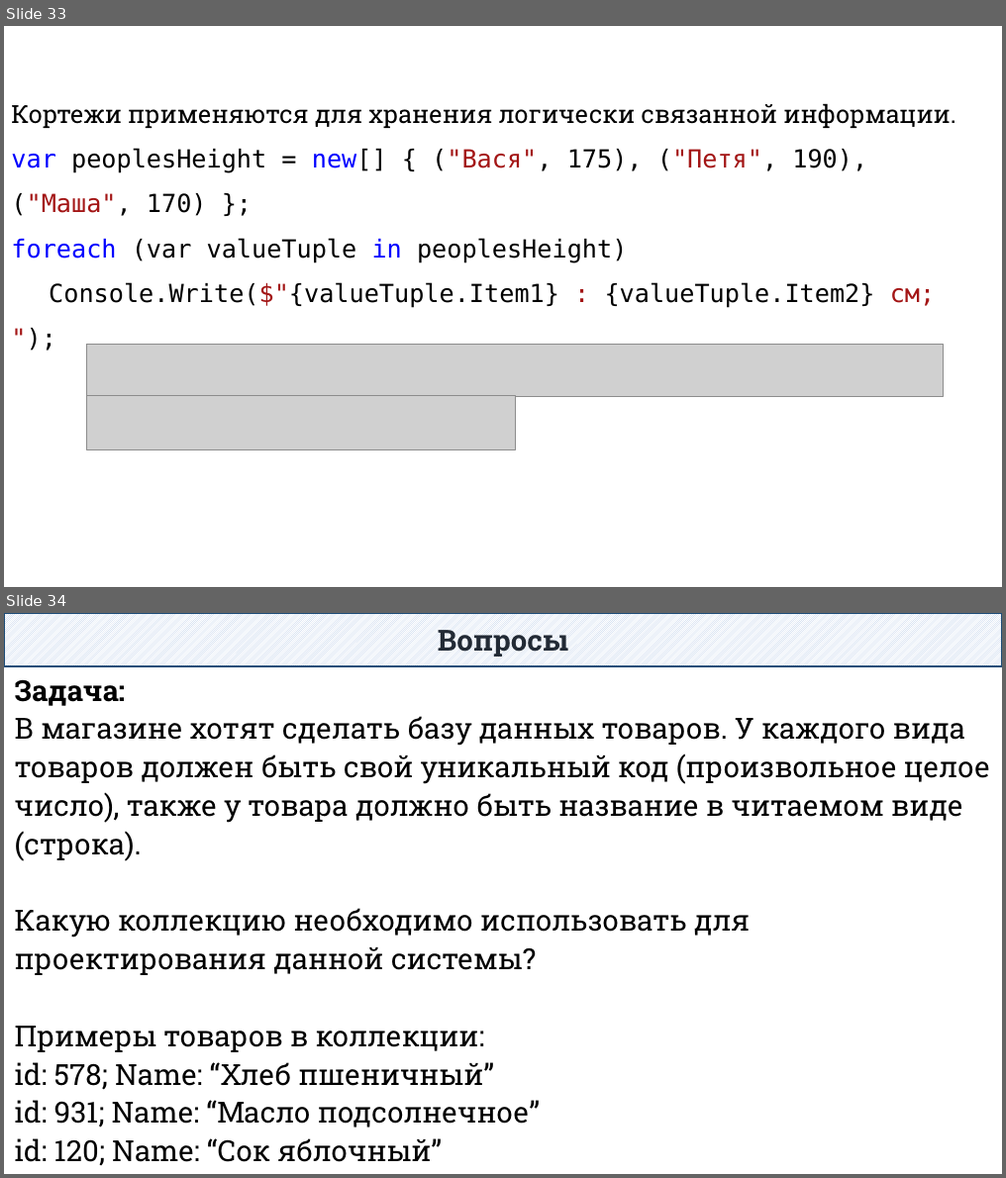
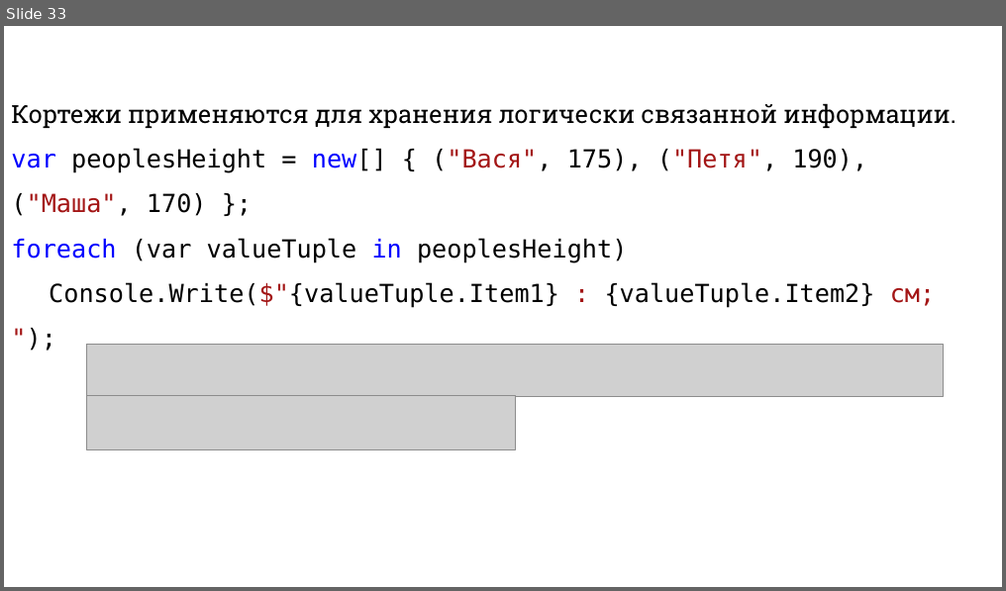
Before and after one commit to DaniilKlyukin/ITiP-1, a slide deck: Лекции/ИТиП лек 3 (лр 3, практическая 2).pptx. Shown one above the other, each under a label of ours: slides 33 and 34 before the commit, slide 33 after it. The pictures are 1006x1178 and 1006x591 pixels, drawn with LibreOffice and Linux fonts; fonts in the diff are those of the drawing; grey boxes stand for pictures. Boxes give left, top, right and bottom in pixels: in the first picture for what was removed or moved away, otherwise in the second. Text is boxed around its words. In the diff, an @@ line names an element or a change of style, - is before the commit and + after.

```diff
--- a/Лекции/ИТиП лек 3 (лр 3, практическая 2).pptx
+++ b/Лекции/ИТиП лек 3 (лр 3, практическая 2).pptx
@@ slide 34 removed at <box>4,613,1002,1174</box>, background #FFFFFF @@
@@ rectangle removed at <box>4,613,1002,666</box> @@
-Вопросы
@@ text removed at <box>15,679,990,1165</box> @@
-Задача:
-В магазине хотят сделать базу данных товаров. У каждого вида товаров должен быть свой уникальный код (произвольное целое число), также у товара должно быть название в читаемом виде (строка).
-Какую коллекцию необходимо использовать для проектирования данной системы?
-Примеры товаров в коллекции:
-id: 578; Name: “Хлеб пшеничный”
-id: 931; Name: “Масло подсолнечное”
-id: 120; Name: “Сок яблочный”
```
Also in this commit, not shown: 2 slides changed, 1 other slide removed.
